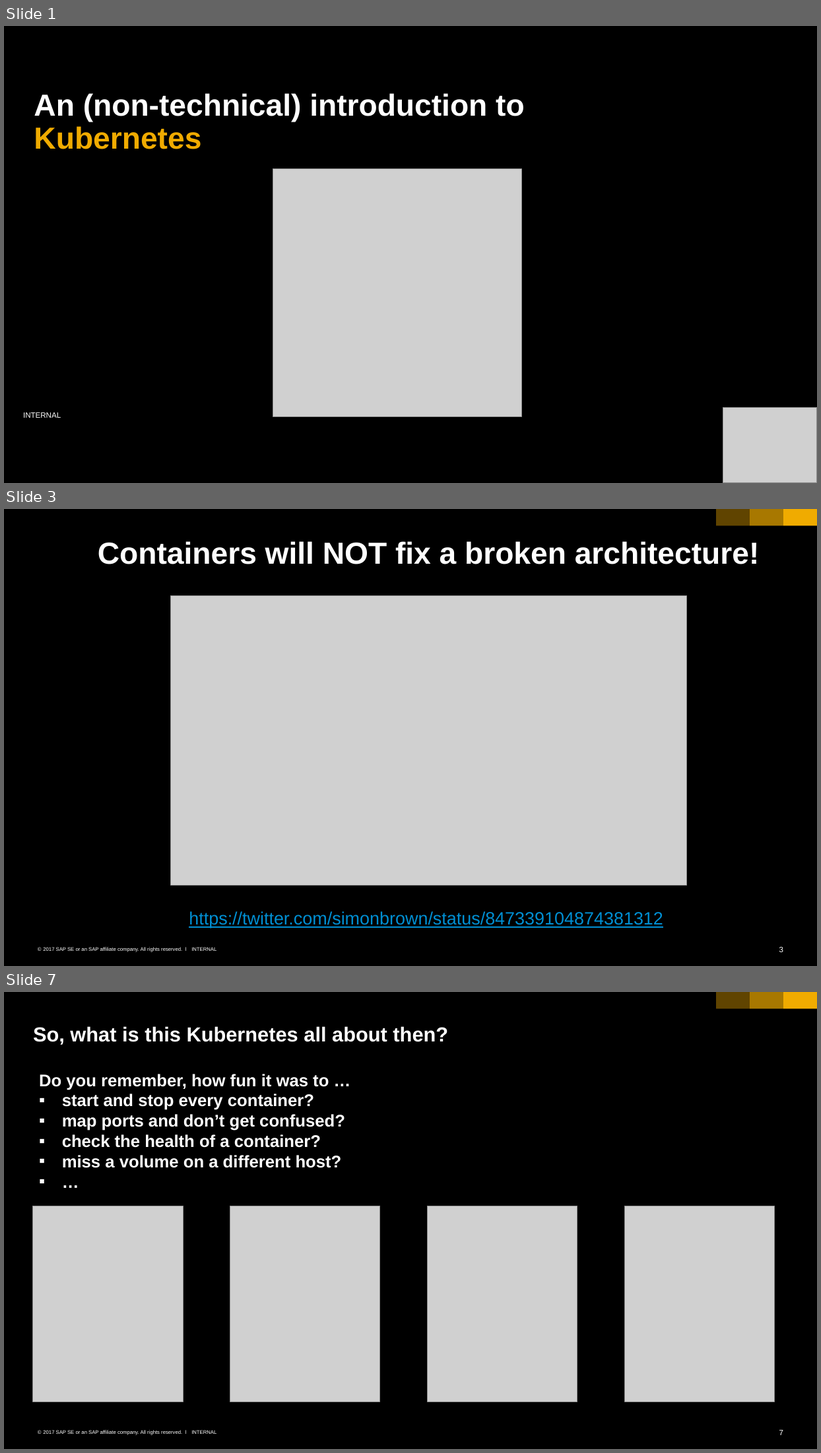
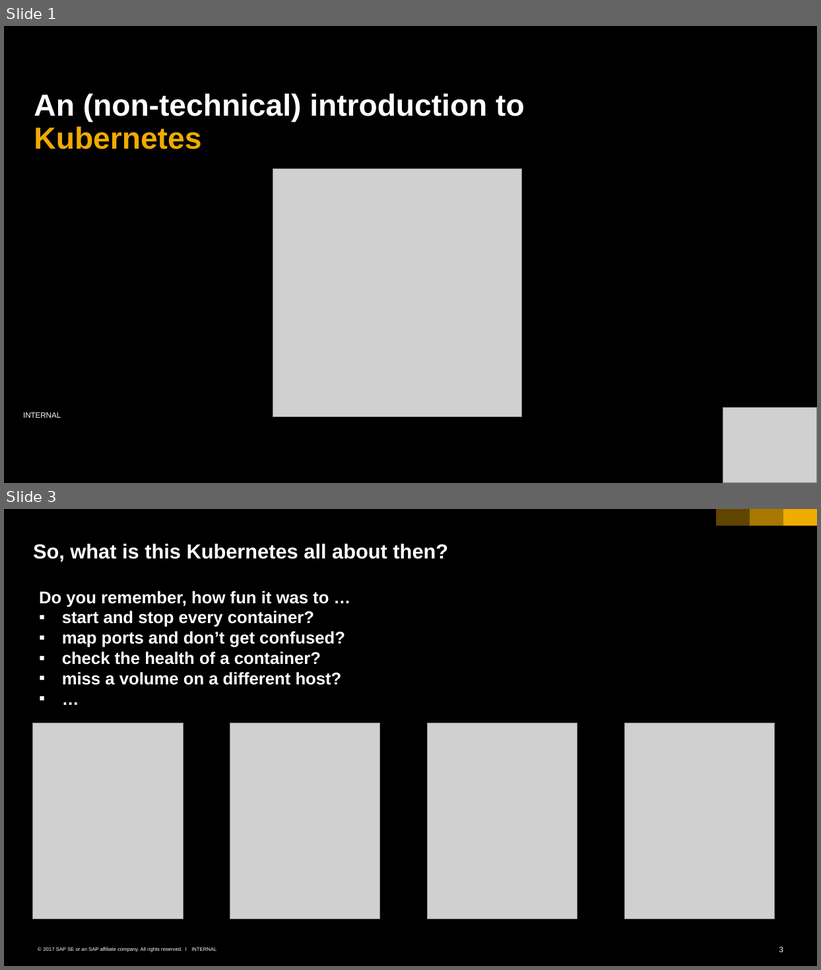
Before and after one commit to cuijiyao01/docker-k8s-training, a slide deck: kubernetes/00_intro.pptx. Shown one above the other, each under a label of ours: slides 1, 3 and 7 before the commit, slides 1 and 3 after it; the slides between them are not shown. The pictures are 821x1453 and 821x970 pixels, drawn with LibreOffice and Linux fonts; fonts in the diff are those of the drawing; grey boxes stand for pictures; background and template pictures are left out. Boxes give left, top, right and bottom in pixels: in the first picture for what was removed or moved away, otherwise in the second. Text is boxed around its words. In the diff, an @@ line names an element or a change of style, - is before the commit and + after.

```diff
--- a/kubernetes/00_intro.pptx
+++ b/kubernetes/00_intro.pptx
@@ slide 3 removed at (x1=4, y1=509, x2=817, y2=966), background #000000; not listed: 6 template elements that a slide beside it also shows @@
@@ title removed at (x1=98, y1=541, x2=760, y2=564) @@
-Containers will NOT fix a broken architecture!
@@ picture removed at (x1=171, y1=595, x2=686, y2=885) @@
@@ text removed at (x1=189, y1=912, x2=663, y2=929) @@
-https://twitter.com/simonbrown/status/847339104874381312
@@ what was slide 7 is now slide 3 @@
@@ page number at (x1=780, y1=947, x2=783, y2=953): text changed @@
-7
+3
```
Also in this commit, not shown: 1 slide added, 4 other slides removed, 1 other file.
